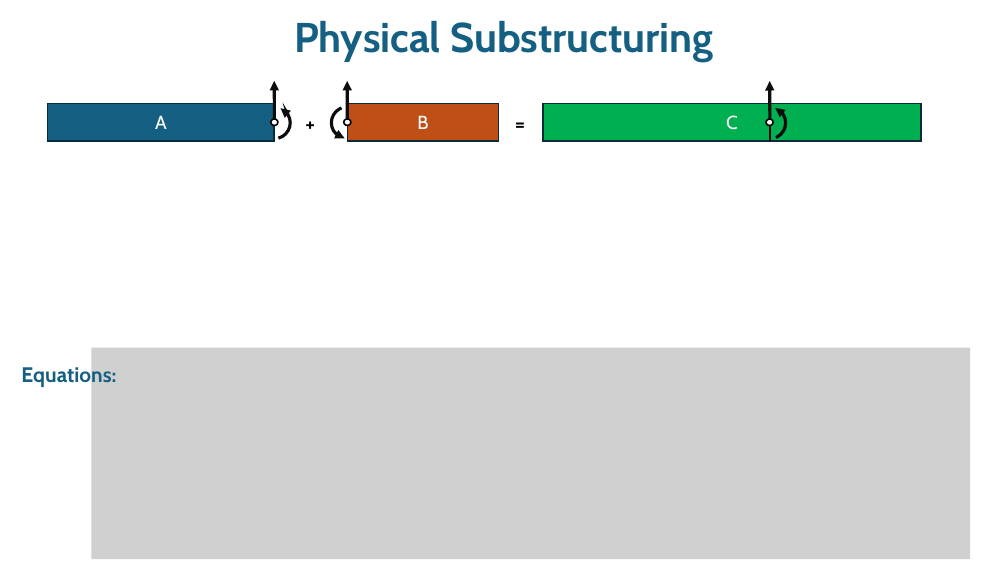
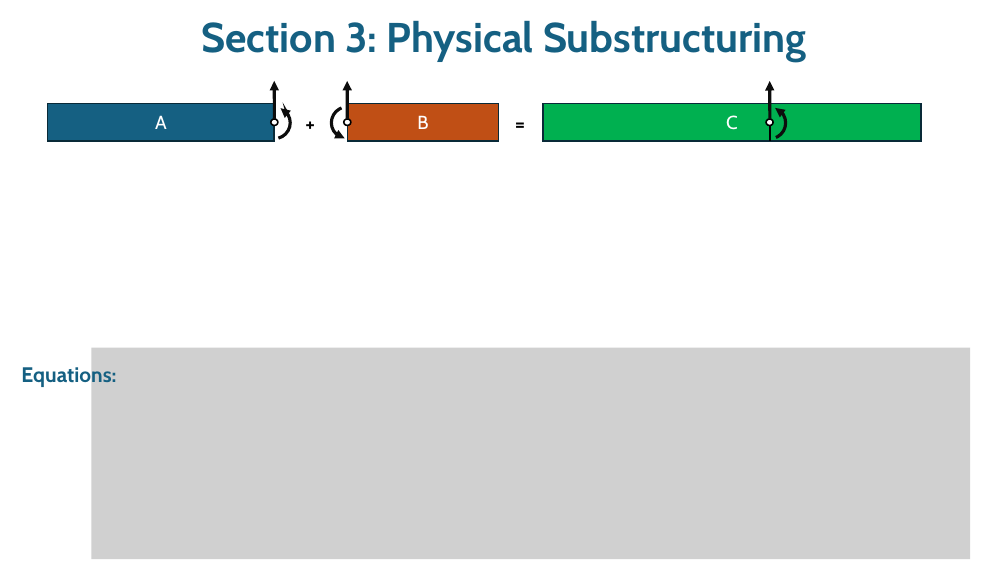
Before and after one commit to spcarte/IMAC_Substructuring_ShortCourse, a slide deck: slide 5 of Course Notes/Mod5_NumericalExamples.pptx. Drawn at 1008x567 pixels with LibreOffice and Linux fonts; fonts in the diff are those of the drawing; grey boxes stand for pictures; background and template pictures are left out. Boxes give left, top, right and bottom in pixels: in the first picture for what was removed or moved away, otherwise in the second. Text is boxed around its words. In the diff, an @@ line names an element or a change of style, - is before the commit and + after.

```diff
--- a/Course Notes/Mod5_NumericalExamples.pptx
+++ b/Course Notes/Mod5_NumericalExamples.pptx
@@ title at (201,20,806,62): text changed @@
-Physical Substructuring
+Section 3: Physical Substructuring
```
Also in this commit, not shown: 11 other slides changed.
